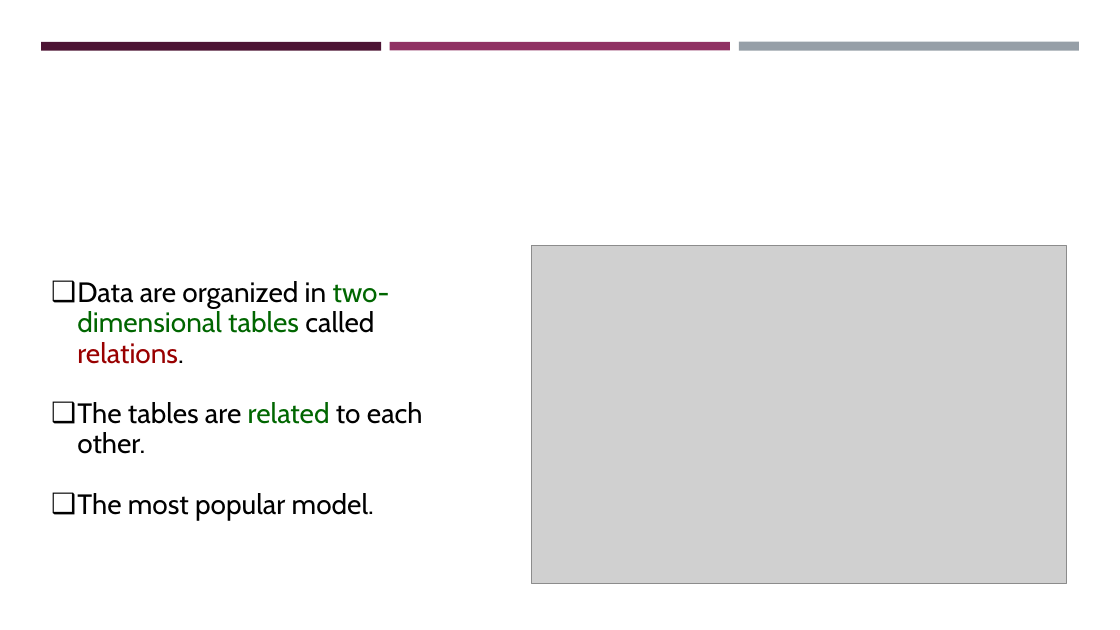
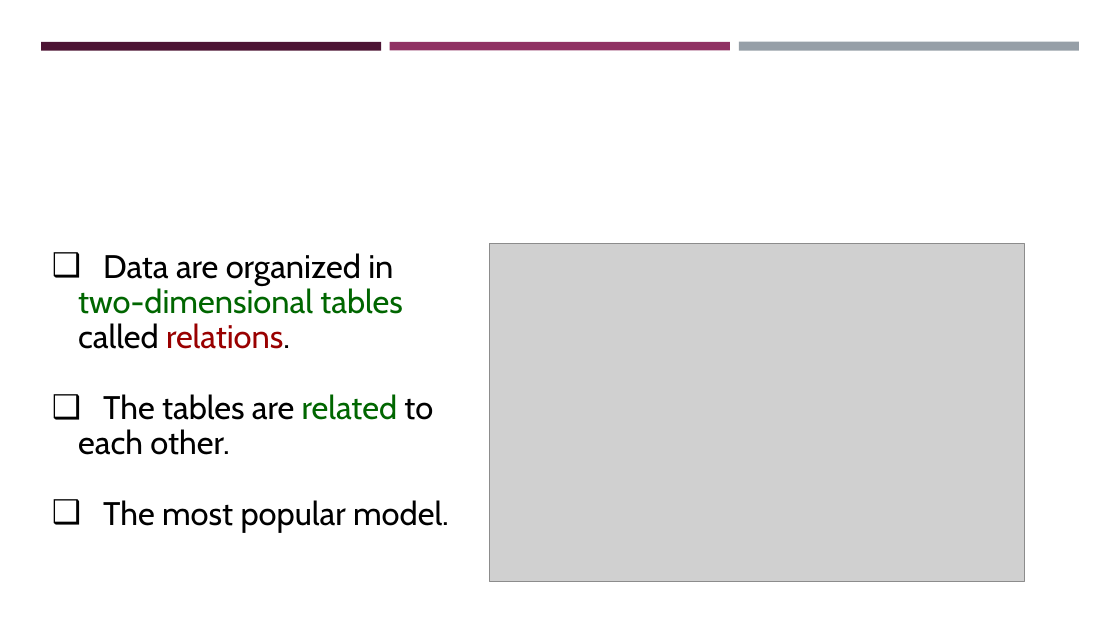
Before and after one commit to pengdsci/STA490, a slide deck: slide 4 of w06/sql/w10-STA321Relational-Database-SQL-Clauses.pptx. Drawn at 1120x630 pixels with LibreOffice and Linux fonts; fonts in the diff are those of the drawing; grey boxes stand for pictures; background and template pictures are left out. Boxes give left, top, right and bottom in pixels: in the first picture for what was removed or moved away, otherwise in the second. Text is boxed around its words. In the diff, an @@ line names an element or a change of style, - is before the commit and + after.

```diff
--- a/w06/sql/w10-STA321Relational-Database-SQL-Clauses.pptx
+++ b/w06/sql/w10-STA321Relational-Database-SQL-Clauses.pptx
@@ text "Data are organized in two-dimensional ...": place and size @@
-text "Data are organized in two-dimensional ..." at [77,281,423,520]
+text "Data are organized in two-dimensional ..." at [78,253,433,533]
@@ text "Data are organized in two-dimensional ..." at [78,253,433,533]: size 24 to 28 pt @@
@@ picture: place and size @@
-picture at [532,246,1067,584]
+picture at [489,243,1024,581]
```
Also in this commit, not shown: 13 other slides changed, 2 slides added.
